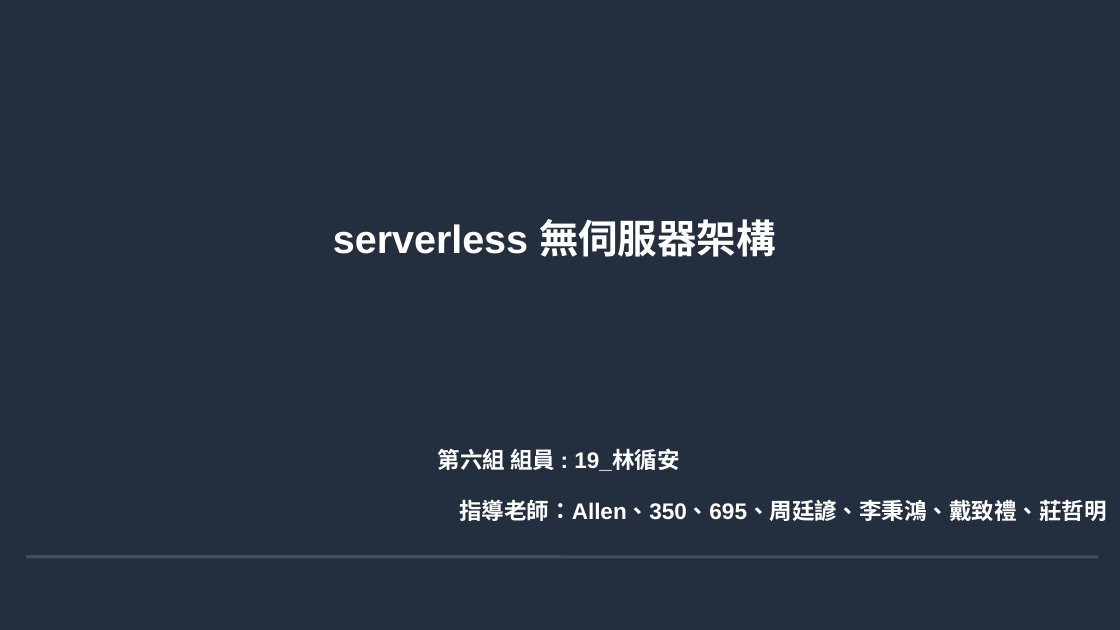
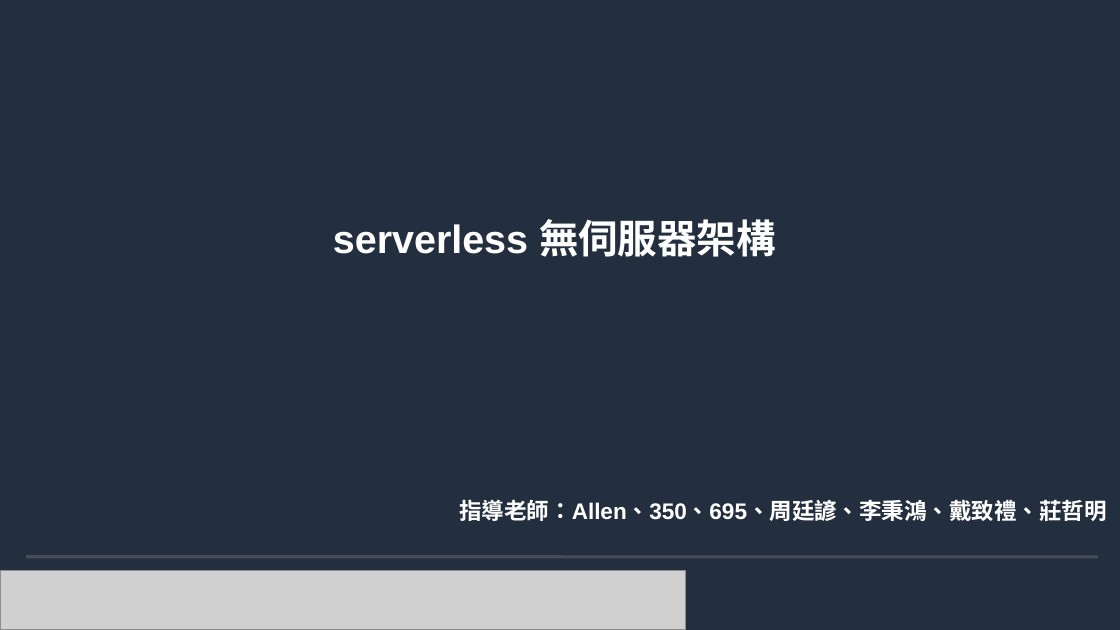
Before and after one commit to andygithub9/cfc104_2, a slide deck: slide 1 of 104.odp. Drawn at 1120x630 pixels with LibreOffice and Linux fonts; fonts in the diff are those of the drawing; grey boxes stand for pictures; background and template pictures are left out. Boxes give left, top, right and bottom in pixels: in the first picture for what was removed or moved away, otherwise in the second. Text is boxed around its words. In the diff, an @@ line names an element or a change of style, - is before the commit and + after.

```diff
--- a/104.odp
+++ b/104.odp
@@ title removed at bbox=[438, 448, 679, 471] @@
-第六組 組員 : 19_林循安
@@ picture added at bbox=[0, 571, 686, 630] @@
```
Also in this commit, not shown: 26 other slides changed, 2 slides added, 1 slide removed, 2 other files.
